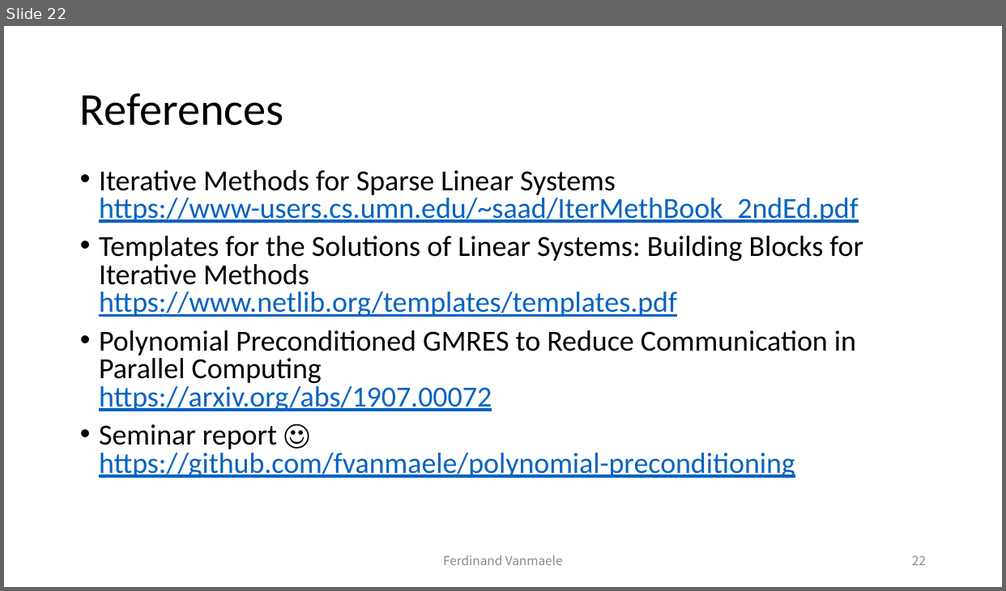
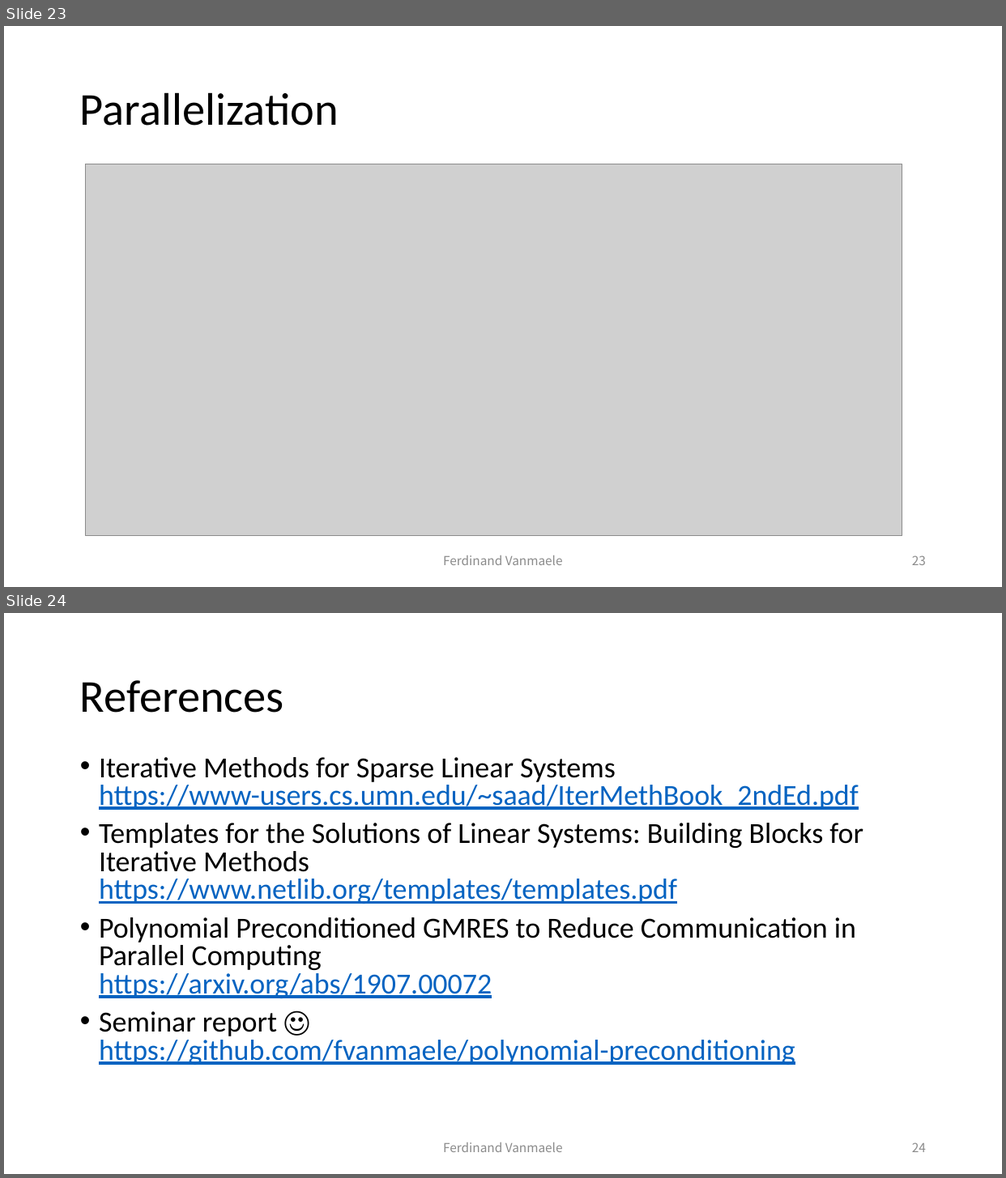
Before and after one commit to fvanmaele/polynomial-preconditioning, a slide deck: presentation.pptx. Shown one above the other, each under a label of ours: slide 22 before the commit, slides 23 and 24 after it. The pictures are 1006x591 and 1006x1178 pixels, drawn with LibreOffice and Linux fonts; fonts in the diff are those of the drawing; grey boxes stand for pictures. Boxes give left, top, right and bottom in pixels: in the first picture for what was removed or moved away, otherwise in the second. Text is boxed around its words. In the diff, an @@ line names an element or a change of style, - is before the commit and + after.

```diff
--- a/presentation.pptx
+++ b/presentation.pptx
@@ slide 23 added at box(4, 26, 1002, 587), background #FFFFFF @@
@@ title added at box(80, 92, 339, 126), 44 pt, text #000000 @@
+Parallelization
@@ picture added at box(86, 165, 902, 535) @@
@@ text added at box(443, 556, 563, 565), 12 pt, text #8C8C8C @@
+Ferdinand Vanmaele
@@ page number added at box(912, 556, 926, 565), 12 pt, text #8C8C8C @@
+23
@@ what was slide 22 is now slide 24 @@
@@ page number at box(912, 1143, 926, 1152): text changed @@
-22
+24
```
Also in this commit, not shown: 9 slides changed, 1 other slide added, 9 other files.
